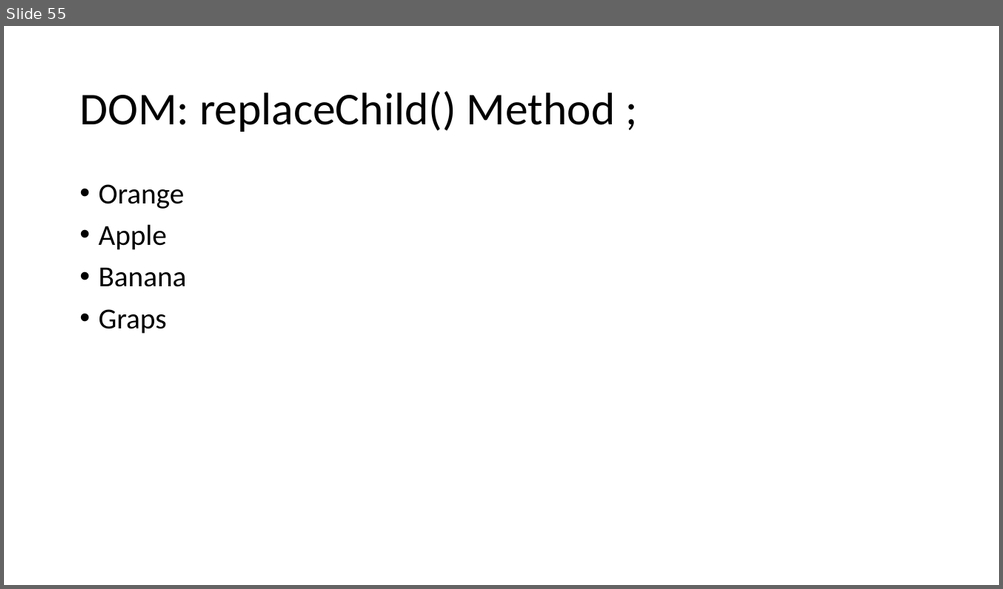
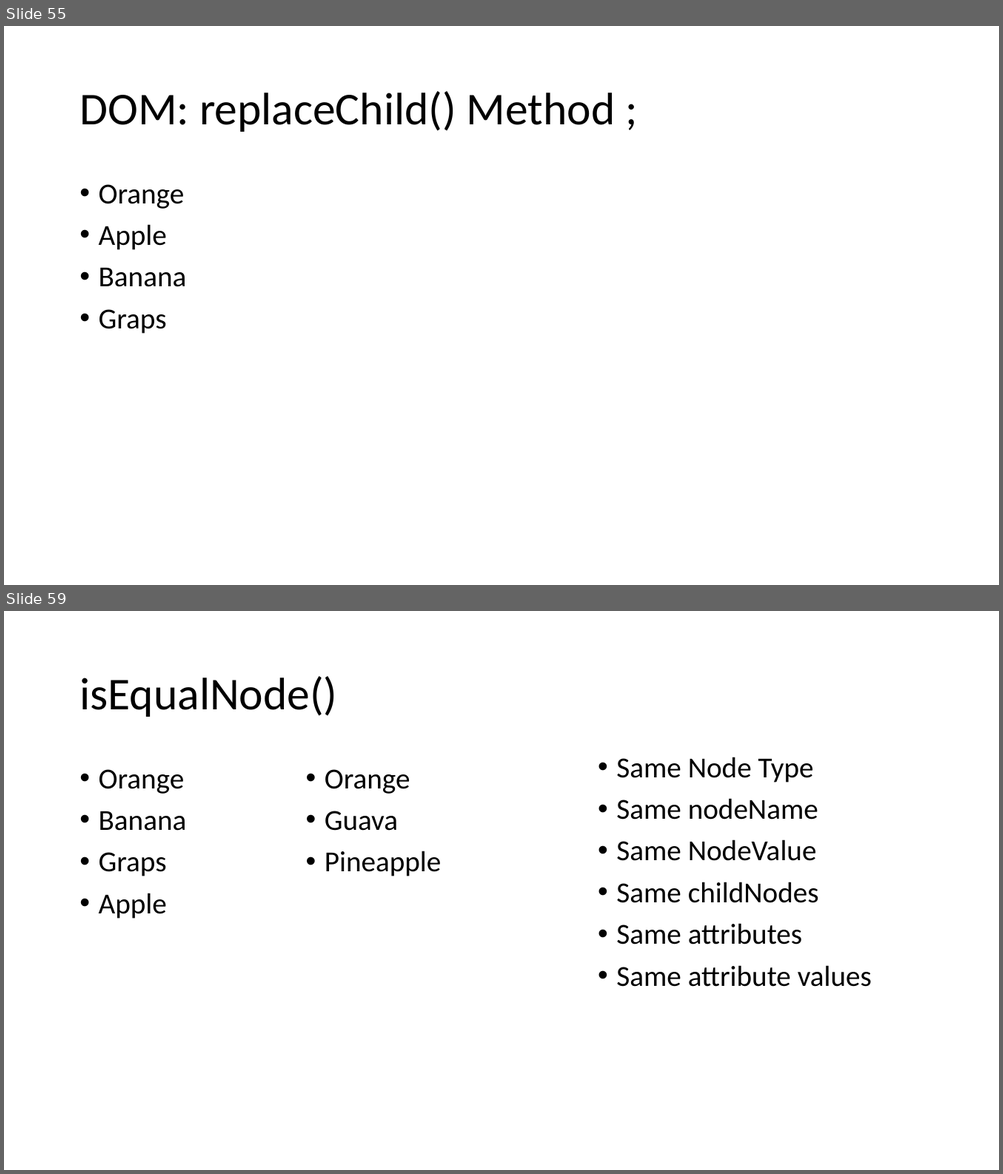
Before and after one commit to PiyushChaturvedii/batch03, a slide deck: JS Array Methods.pptx. Shown one above the other, each under a label of ours: slide 55 before the commit, slides 55 and 59 after it; the slides between them are not shown. The pictures are 1003x589 and 1003x1174 pixels, drawn with LibreOffice and Linux fonts; fonts in the diff are those of the drawing. Boxes give left, top, right and bottom in pixels: in the first picture for what was removed or moved away, otherwise in the second. Text is boxed around its words. In the diff, an @@ line names an element or a change of style, - is before the commit and + after.

```diff
--- a/JS Array Methods.pptx
+++ b/JS Array Methods.pptx
@@ slide 59 added at [4,611,999,1170], background #FFFFFF @@
@@ title added at [79,676,337,717], 44 pt, text #000000 @@
+isEqualNode()
@@ text added at [616,757,871,987], 28 pt, text #000000 @@
+• Same Node Type
+• Same nodeName
+• Same NodeValue
+• Same childNodes
+• Same attributes
+• Same attribute values
@@ text added at [99,769,187,919], 28 pt, text #000000 @@
+• Orange
+• Banana
+• Graps
+• Apple
@@ text added at [324,769,441,877], 28 pt, text #000000 @@
+• Orange
+• Guava
+• Pineapple
```
Also in this commit, not shown: 3 other slides added, 24 other files.
